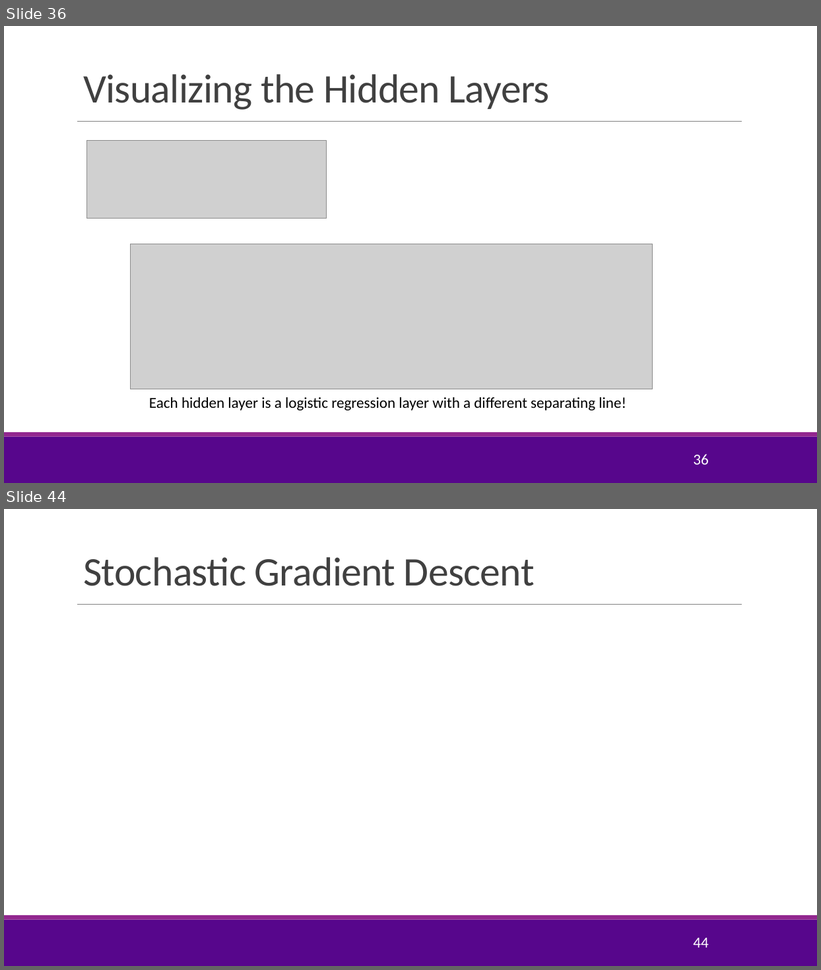
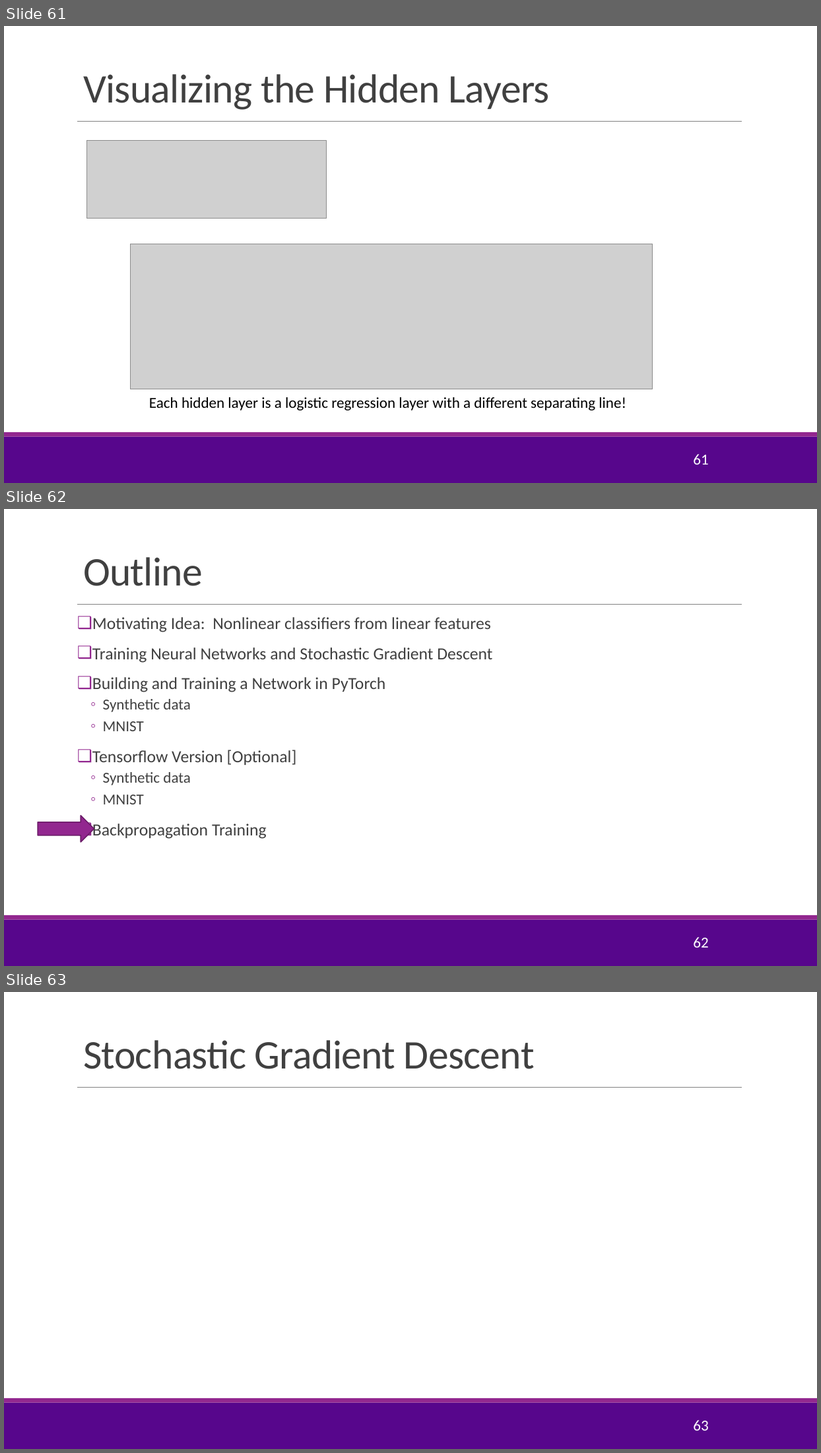
Before and after one commit to sdrangan/introml, a slide deck: lectures/Lect09_NeuralNet.pptx. Shown one above the other, each under a label of ours: slides 36 and 44 before the commit, slides 61, 62 and 63 after it; the slides between them are not shown. The pictures are 821x970 and 821x1453 pixels, drawn with LibreOffice and Linux fonts; fonts in the diff are those of the drawing; grey boxes stand for pictures; background and template pictures are left out. Boxes give left, top, right and bottom in pixels: in the first picture for what was removed or moved away, otherwise in the second. Text is boxed around its words. In the diff, an @@ line names an element or a change of style, - is before the commit and + after.

Commit message:
Added PyTorch version.

```diff
--- a/lectures/Lect09_NeuralNet.pptx
+++ b/lectures/Lect09_NeuralNet.pptx
@@ slide 62 added at (x1=4, y1=509, x2=817, y2=966), background #FFFFFF; not listed: 3 template elements that a slide beside it also shows @@
@@ title added at (x1=83, y1=557, x2=203, y2=586), 48 pt, text #404040 @@
+Outline
@@ text added at (x1=92, y1=617, x2=492, y2=839), 20 pt, text #404040 @@
+❑ Motivating Idea: Nonlinear classifiers from linear features
+❑ Training Neural Networks and Stochastic Gradient Descent
+❑ Building and Training a Network in PyTorch
+  ◦ Synthetic data
+  ◦ MNIST
+❑ Tensorflow Version [Optional]
+  ◦ Synthetic data
+  ◦ MNIST
+❑ Backpropagation Training
@@ right arrow added at (x1=38, y1=816, x2=94, y2=842), fill #92278F, outline #6C1D6A 1.25 pt @@
@@ page number added at (x1=693, y1=937, x2=708, y2=948), 18 pt, text #FFFFFF @@
+62
@@ what was slide 36 is now slide 61 @@
@@ page number at (x1=693, y1=454, x2=708, y2=465): text changed @@
-36
+61
@@ what was slide 44 is now slide 63 @@
@@ page number at (x1=693, y1=1420, x2=708, y2=1431): text changed @@
-44
+63
```
Also in this commit, not shown: 8 slides changed, 18 other slides added, 1 other file.
